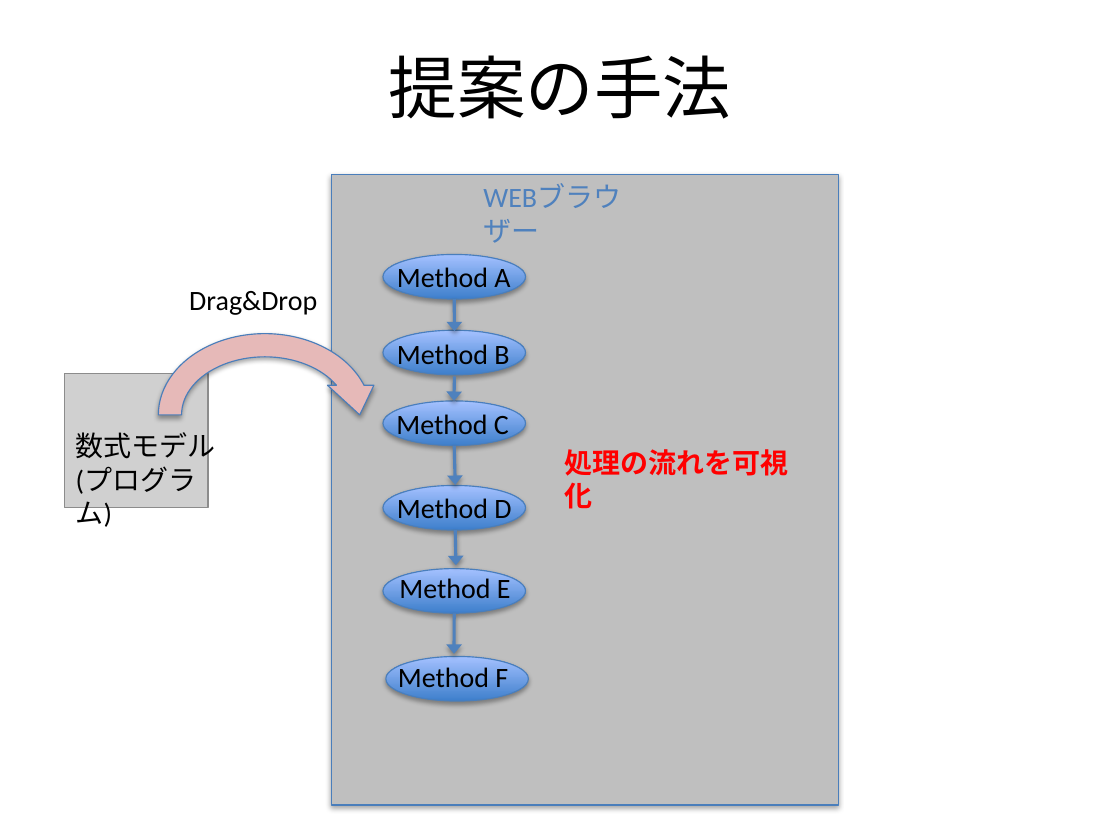
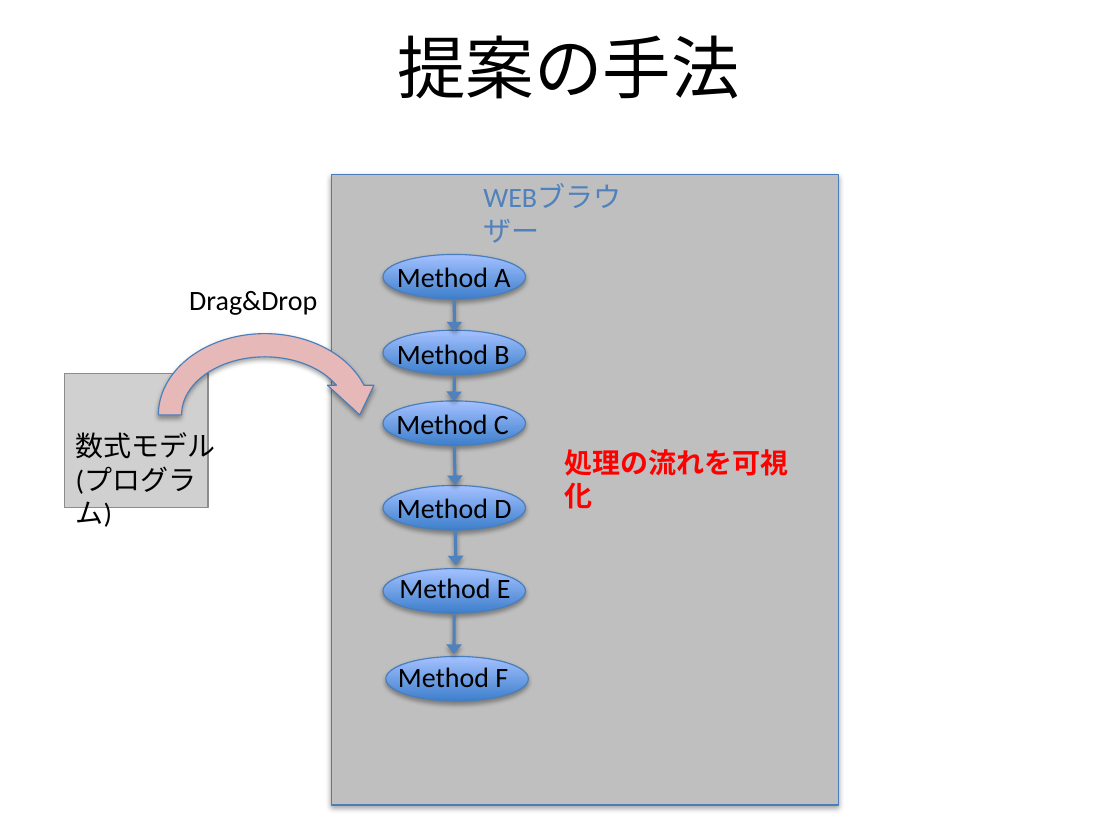
Before and after one commit to f-akazawa/akaz_uecdevelop, a slide deck: slide 11 of doc/中間発表資料.pptx. Drawn at 1120x840 pixels with LibreOffice and Linux fonts; fonts in the diff are those of the drawing; grey boxes stand for pictures. Boxes give left, top, right and bottom in pixels: in the first picture for what was removed or moved away, otherwise in the second. Text is boxed around its words. In the diff, an @@ line names an element or a change of style, - is before the commit and + after.

```diff
--- a/doc/中間発表資料.pptx
+++ b/doc/中間発表資料.pptx
@@ title "提案の手法": place and size @@
-title "提案の手法" at [389, 55, 731, 119]
+title "提案の手法" at [397, 35, 739, 99]
```
Also in this commit, not shown: 4 other slides changed.
